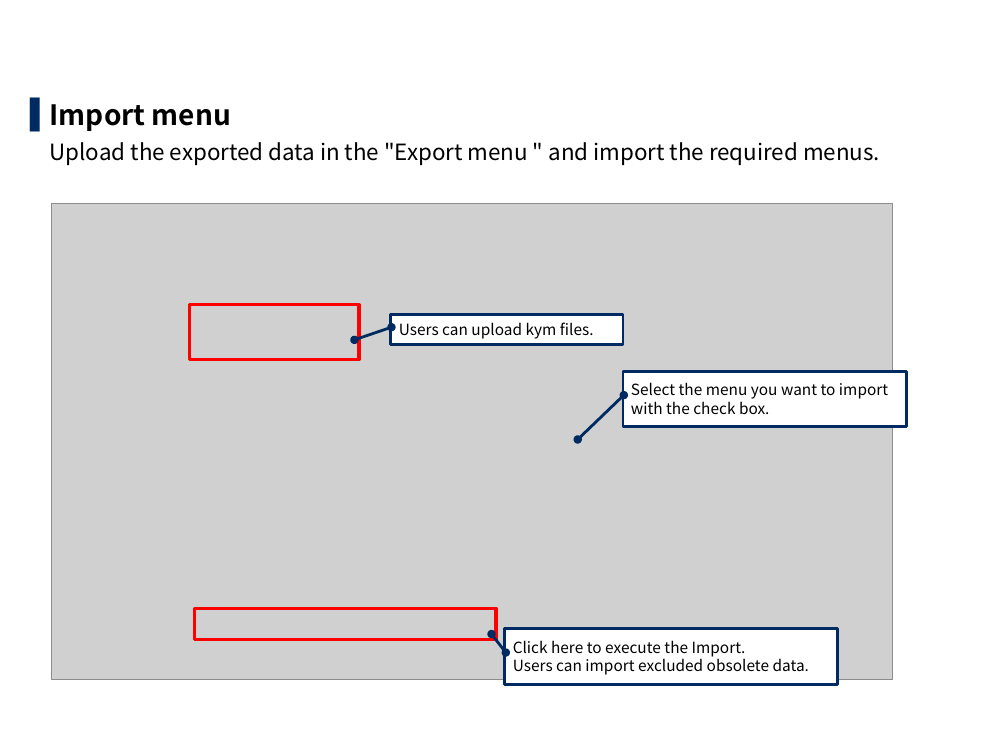
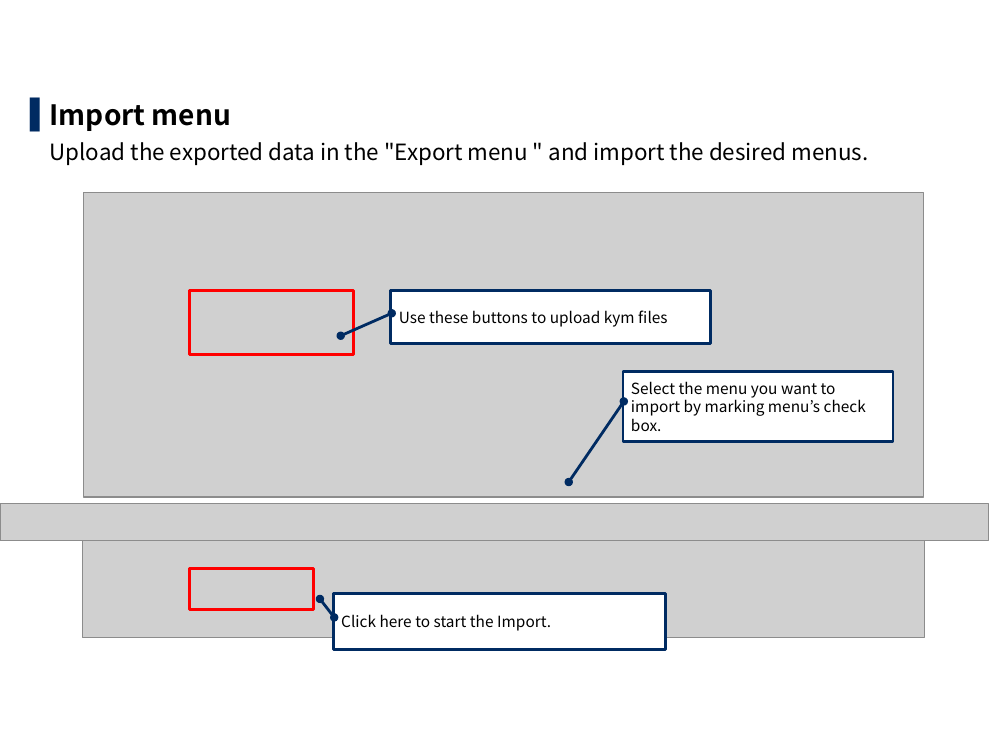
Before and after one commit to exastro-suite/it-automation-docs, a slide deck: slide 11 of asset/Learn/ITA-export-import_classroom_lecture_en.pptx (slide 15 before the commit). Drawn at 1008x756 pixels with LibreOffice and Linux fonts; fonts in the diff are those of the drawing; grey boxes stand for pictures; background and template pictures are left out. Boxes give left, top, right and bottom in pixels: in the first picture for what was removed or moved away, otherwise in the second. Text is boxed around its words. In the diff, an @@ line names an element or a change of style, - is before the commit and + after.

```diff
--- a/asset/Learn/ITA-export-import_classroom_lecture_en.pptx
+++ b/asset/Learn/ITA-export-import_classroom_lecture_en.pptx
@@ text at box(50, 142, 869, 165): text changed @@
-  Upload the exported data in the "Export menu " and import the required menus.
+  Upload the exported data in the "Export menu " and import the desired menus.
@@ picture: place and size @@
-picture at box(51, 204, 893, 680)
+picture at box(84, 193, 923, 497)
@@ rectangle: place and size @@
-rectangle at box(190, 304, 359, 359)
+rectangle at box(190, 290, 353, 354)
@@ border callout "Use these buttons to upload ...": place and size @@
-border callout "Use these buttons to upload ..." at box(391, 314, 623, 344)
+border callout "Use these buttons to upload ..." at box(391, 290, 711, 343)
@@ text in border callout at box(399, 310, 667, 327): text changed @@
-Users can upload kym files.
+Use these buttons to upload kym files
@@ border callout "Select the menu you want ...": place and size @@
-border callout "Select the menu you want ..." at box(623, 371, 906, 426)
+border callout "Select the menu you want ..." at box(623, 371, 893, 442)
@@ border callout "Select the menu you want ..." at box(623, 371, 893, 442): proportions changed @@
@@ text in border callout at box(631, 381, 866, 431): text changed @@
-Select the menu you want to import with the check box.
+Select the menu you want to import by marking menu’s check box.
@@ picture added at box(0, 503, 988, 540) @@
@@ picture added at box(82, 538, 924, 637) @@
@@ rectangle: place and size @@
-rectangle at box(195, 608, 496, 640)
+rectangle at box(190, 569, 313, 610)
@@ border callout "Click here to start the ...": place and size @@
-border callout "Click here to start the ..." at box(505, 629, 838, 684)
+border callout "Click here to start the ..." at box(334, 594, 666, 649)
@@ text in border callout at box(341, 614, 551, 631): text changed @@
-Click here to execute the Import.
-Users can import excluded obsolete data.
+Click here to start the Import.
```
Also in this commit, not shown: 9 other slides changed, 7 slides removed, 5 other files.
